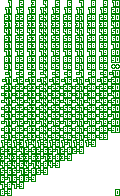
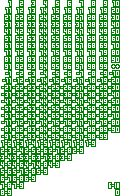
Layers edited between the first and the second 120 x 196 image:
painted on "zombies.png" over (x1=108, y1=182, x2=120, y2=189)
